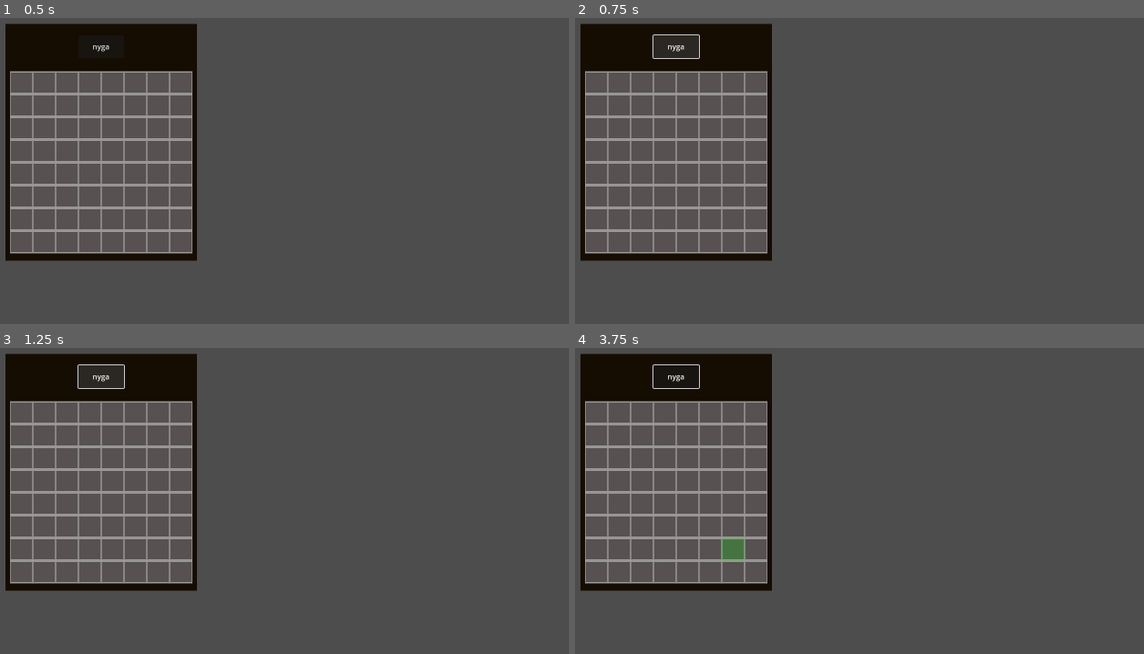
Above: before the commit, frames 1-4 (two rows, left to right).
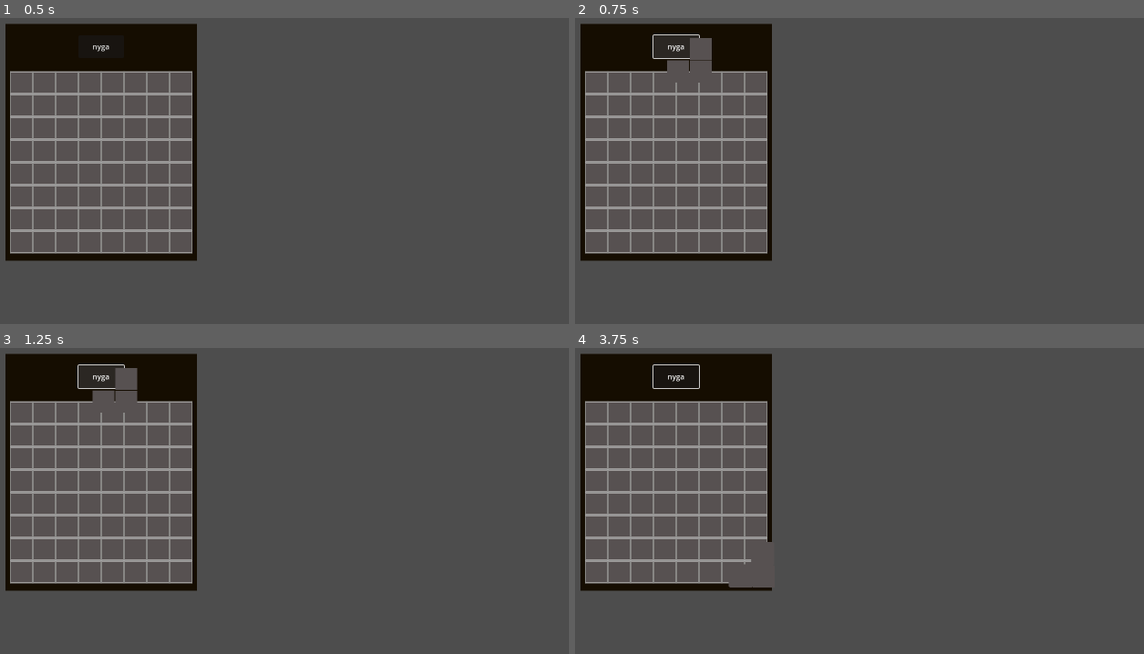
Above: after the commit, the same moments.

Repository: wrona777/BackpackFightingSystemPrototype
Game: Godot game, scene res://scenes/main.tscn
The game is run twice, just before and just after one commit, with the same random seed, the same clock (stepped at 60 frames per second) and the same inputs.
Inputs (mouse positions are in pixels of both pictures, inside the frame that each line leads up to):
- Up to frame 1 (0.5 s): no input
- Up to frame 2 (0.75 s): click "nyga" at 0.5 s
- Up to frame 3 (1.25 s): no input
- Up to frame 4 (3.75 s): click "nyga" at 1.25 s; click "nyga" at 2 s; tap Enter at 2.75 s; move the mouse to (1047, 510) at 2.77 s; tap Space at 3.5 s; move the mouse to (740, 553) at 3.52 s

Frame 1 is identical in both runs. In frame 2, 0.6% of the frame differs, in the area x 16-25%, y 6-22%; in frame 3, 0.6%; in frame 4, 0.6%.

Commit message:
ciąg dalszy logiki programu

Diff:
--- a/data/Item_data.Json
+++ b/data/Item_data.Json
@@ -2,21 +2,29 @@
   "1": {
 	"Name": "item3placeholder",
 	"Value": 10,
-	"Grid": "0,0/0,1/-1,0"
+	"Grid": "0,0/0,1/-1,0",
+	"Sizex": 100,
+	"Sizey": 100
   },
   "2": {
 	"Name": "item2placeholder",
 	"Value": 20,
-	"Grid": "0,0/0,1"
+	"Grid": "0,0/0,1",
+	"Sizex": 100,
+	"Sizey": 50
   },
   "3": {
 	"Name": "item4placeholder",
 	"Value": 30,
-	"Grid": "0,0/1,0/0,1/1,1"
+	"Grid": "0,0/1,0/0,1/1,1",
+	"Sizex": 100,
+	"Sizey": 100
   },
   "4": {
 	"Name": "item1placeholder",
 	"Value": 40,
-	"Grid": "0,0"
+	"Grid": "0,0",
+	"Sizex": 50,
+	"Sizey": 50
   }
 }
--- a/scenes/inventory.tscn
+++ b/scenes/inventory.tscn
@@ -49,3 +49,5 @@
 theme_override_constants/h_separation = 0
 theme_override_constants/v_separation = 0
 columns = 8
+
+[connection signal="pressed" from="background/MarginContainer/VBoxContainer/HBoxContainer/Button" to="." method="_on_button_pressed"]
--- a/scenes/item.tscn
+++ b/scenes/item.tscn
@@ -17,3 +17,4 @@
 offset_bottom = 20.0
 grow_horizontal = 2
 grow_vertical = 2
+expand_mode = 3
--- a/scripts/inventory.gd
+++ b/scripts/inventory.gd
@@ -2,8 +2,14 @@
 
 @onready var slot_scene = preload("res://scenes/slot.tscn")
 @onready var slot_container = $background/MarginContainer/VBoxContainer/GridContainer
+@onready var item_scene = preload("res://scenes/item.tscn")
+@onready var col_count = slot_container.columns
 
 var grid_array := []
+var item_held = null
+var current_slot = null
+var can_place = false
+var icon_anchor : Vector2
 
 func _ready() -> void:
 	for i in range(64):
@@ -17,7 +23,51 @@
 	new_slot.slot_exited.connect(_on_slot_mouse_exited)
 
 func _on_slot_mouse_entered(a_slot):
-	a_slot.set_color(a_slot.States.FREE)
+	icon_anchor = Vector2(10000,10000)
+	current_slot = a_slot
+	if item_held:
+		check_slot_availability(current_slot)
+		set_grids.call_deferred(current_slot)
 
 func _on_slot_mouse_exited(a_slot):
-	a_slot.set_color(a_slot.States.DEFAULT)
+	pass
+
+func _on_button_pressed() -> void:
+	var new_item = item_scene.instantiate()
+	add_child(new_item)
+	new_item.load_item(1)
+	new_item.selected = true
+	item_held = new_item
+
+func check_slot_availability(a_slot) -> void:
+	for grid in item_held.item_grids:
+		var grid_to_check = a_slot.slot_ID + grid[0] + grid[1] * col_count
+		var line_switch_check = a_slot.slot_ID % col_count + grid[0]
+		if line_switch_check < 0 or line_switch_check >= col_count:
+			can_place = false
+			return
+		if grid_to_check < 0 or grid_to_check >= grid_array.size():
+			can_place = false
+			return
+		if grid_array[grid_to_check].state == grid_array[grid_to_check].States.TAKEN:
+			can_place = false
+			return
+	can_place = true
+
+func set_grids(a_slot) -> void:
+	for grid in item_held.item_grids:
+		var grid_to_check = a_slot.slot_ID + grid[0] + grid[1] * col_count
+		var line_switch_check = a_slot.slot_ID % col_count + grid[0]
+		if grid_to_check < 0 or grid_to_check >= grid_array.size():
+			continue
+		if line_switch_check < 0 or line_switch_check >= col_count:
+			continue
+		if can_place:
+			grid_array[grid_to_check].set_color(grid_array[grid_to_check].States.FREE)
+
+			if grid[1] < icon_anchor.x:
+				icon_anchor.x  = grid[1]
+			if grid[0] < icon_anchor.y:
+				icon_anchor.y = grid[0]
+		else:
+			grid_array[grid_to_check].set_color(grid_array[grid_to_check].States.TAKEN)
--- a/scripts/item.gd
+++ b/scripts/item.gd
@@ -7,10 +7,6 @@
 var selected = false
 var grid_anchor = null
 
-func _ready() -> void:
-	load_item(1)
-	selected = true
-
 func _process(delta: float) -> void:
 	if selected:
 		global_position = lerp(global_position, get_global_mouse_position(), 25 * delta)
@@ -18,6 +14,7 @@
 func load_item(a_ItemID : int) -> void:
 	var Icon_path = "res://assets/" + DataHandler.item_data[str(a_ItemID)]["Name"] + ".png"
 	IconNode.texture = load(Icon_path)
+	IconNode.size = Vector2(DataHandler.item_data[str(a_ItemID)]["Sizex"], DataHandler.item_data[str(a_ItemID)]["Sizey"])
 	for grid in DataHandler.item_grid_data[str(a_ItemID)]:
 		var converter_array := []
 		for i in grid:
